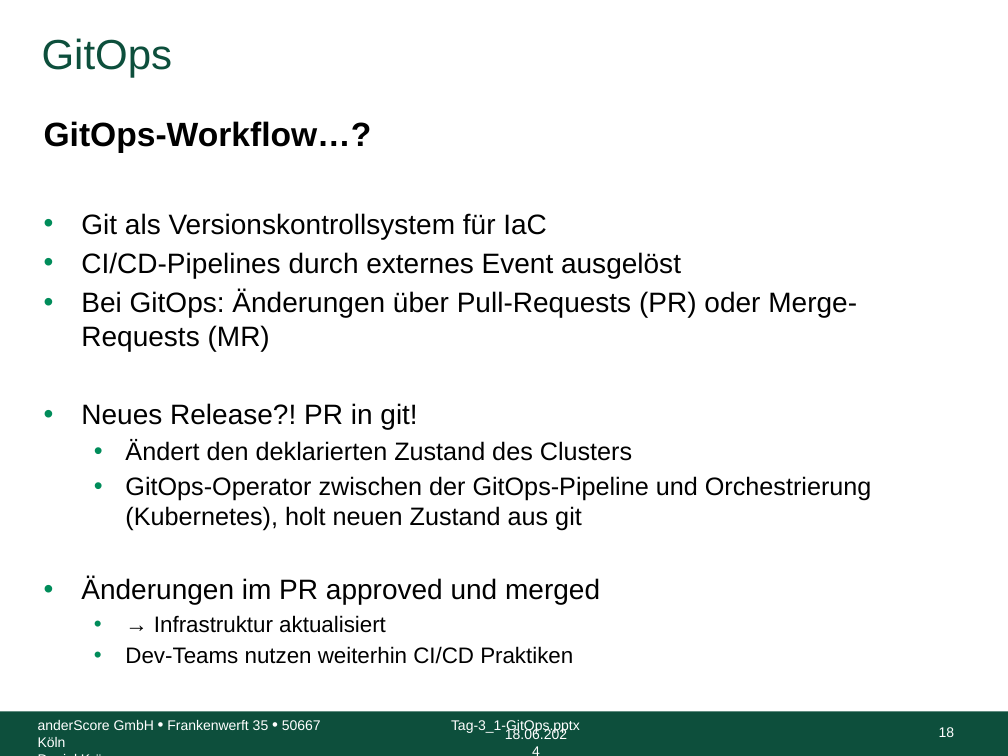
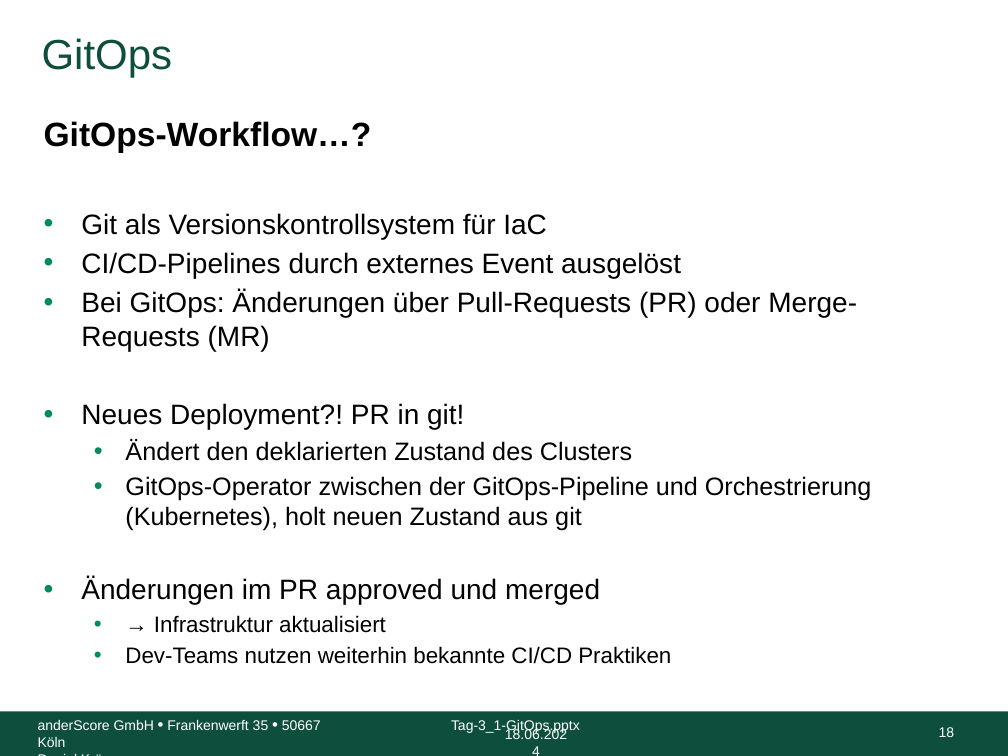
Before and after one commit to anderscore-gmbh/gitlab, a slide deck: slide 18 of slides/Tag-3_1-GitOps.pptx. Drawn at 1008x756 pixels with LibreOffice and Linux fonts; fonts in the diff are those of the drawing; background and template pictures are left out. Boxes give left, top, right and bottom in pixels: in the first picture for what was removed or moved away, otherwise in the second. Text is boxed around its words. In the diff, an @@ line names an element or a change of style, - is before the commit and + after.

Commit message:
Updated day 3 slides

```diff
--- a/slides/Tag-3_1-GitOps.pptx
+++ b/slides/Tag-3_1-GitOps.pptx
@@ text at bbox=[81, 403, 464, 429]: text changed @@
-• Neues Release?! PR in git!
+• Neues Deployment?! PR in git!
@@ text at bbox=[125, 646, 671, 664]: text changed @@
-  • Dev-Teams nutzen weiterhin CI/CD Praktiken
+  • Dev-Teams nutzen weiterhin bekannte CI/CD Praktiken
```
Also in this commit, not shown: 8 other slides changed, 5 other files.
